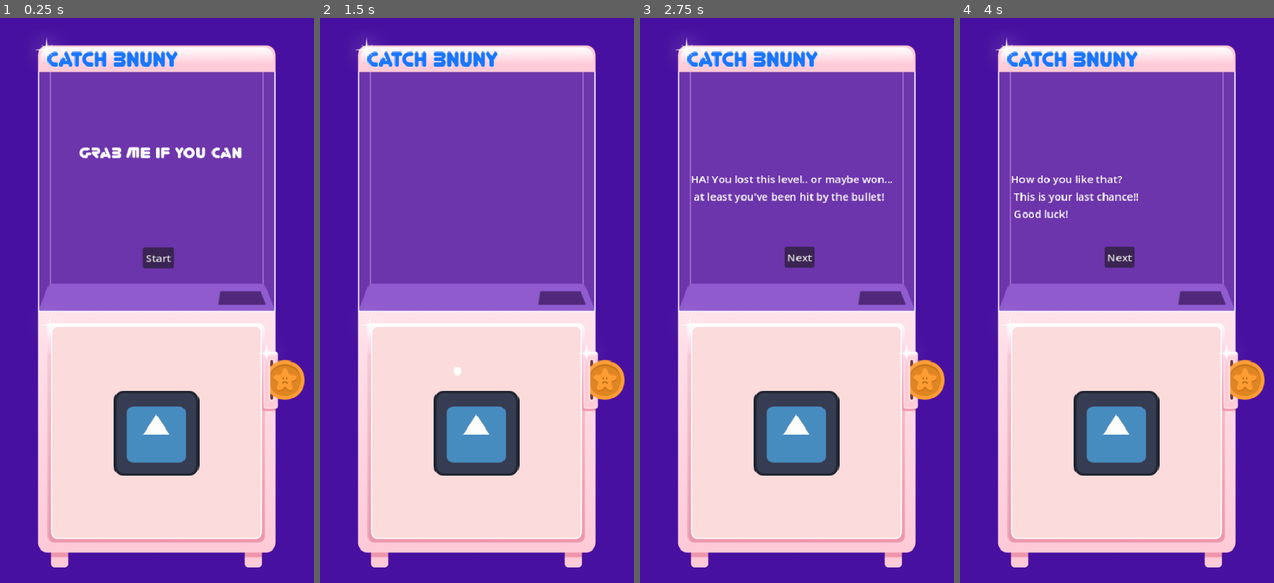
Above: before the commit, frames 1-4 (left to right).
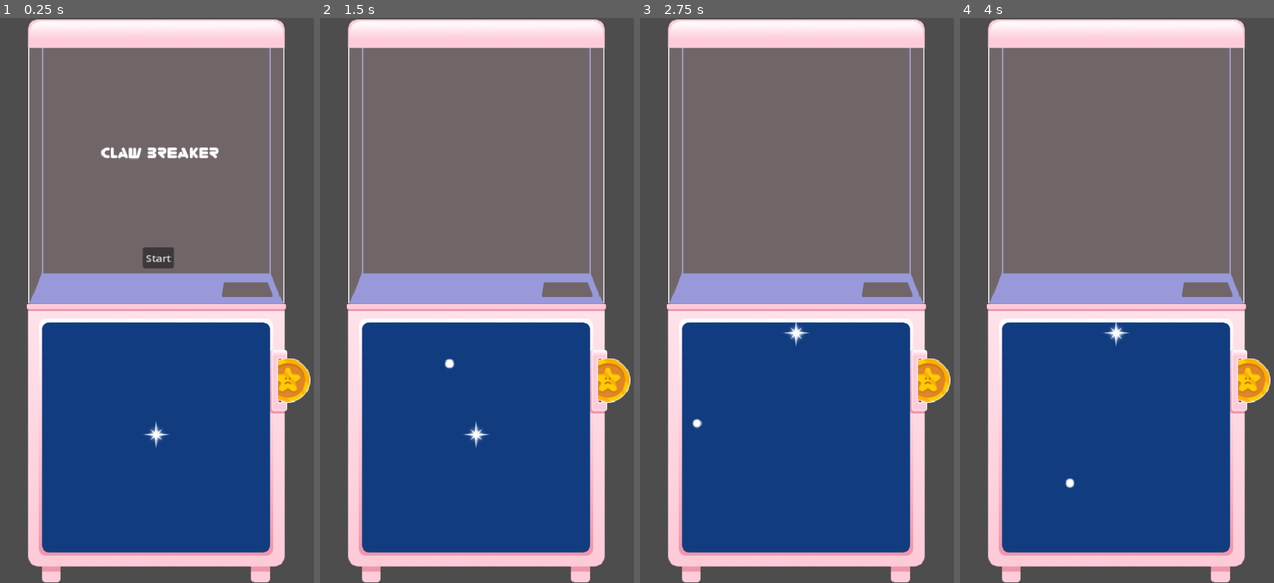
Above: after the commit, the same moments.

Repository: annika-hayd/ponpon-2026
Game: Godot game, scene res://main.tscn
Two runs of this game, one before a commit and one after it. Both use one fixed random seed, a clock stepped at 60 frames per second and the inputs below. The engine's default icon, where the game draws it, is replaced by a stand-in: a white triangle on a blue panel in a dark square.
Inputs (mouse positions are in pixels of both pictures, inside the frame that each line leads up to):
- Up to frame 1 (0.25 s): no input
- Up to frame 2 (1.5 s): click "Start" at 0.5 s; click "Next" at 1.25 s
- Up to frame 3 (2.75 s): hold W from 2.03 s (still down)
- Up to frame 4 (4 s): release W at 2.75 s; click (1120, 255) at 2.75 s, where only the run before the commit has a clickable "Next"; hold W from 3.53 s (still down)

The runs differ from the first frame. In frame 1, 97% of the frame differs, in the area x 0-100%, y 0-100%; in frame 2, 98%; in frame 3, 98%; in frame 4, 98%.

Commit message:
stable Version. Gameplay does function, implemented winning and loosing, added timer, added balls fading at the end-function, added tryAgain button

Diff:
--- a/bullet.gd
+++ b/bullet.gd
@@ -4,6 +4,7 @@
 
 var _speed := DEFAULT_SPEED
 var direction := Vector2(randf_range(0, 1) * 10, randf_range(0, 1) * 10)
+var _is_blinking: bool = false
 
 @onready var _initial_pos := position
 @onready var playingField: ReferenceRect = $"../PlayingField"
@@ -35,6 +36,16 @@
 		global_position.y = bounds.end.y - radius
 		_on_hitting_boundarie(Vector2.UP)
 
+func start_blinking() -> void:
+	if _is_blinking:
+		return
+	_is_blinking = true
+
+	# Lässt die Bullet sanft zwischen sichtbar und halb-transparent blinken
+	var tween = create_tween().set_loops()
+	tween.tween_property(self, "modulate:a", 0.2, 0.2)
+	tween.tween_property(self, "modulate:a", 1.0, 0.2)
+
 func reset() -> void:
 	direction = Vector2(randf_range(0, 1) * 10, randf_range(0, 1) * 10)
 	position = _initial_pos
--- a/main.gd
+++ b/main.gd
@@ -1,18 +1,21 @@
 extends Node
 
-enum State { TITLE, DIALOG, PLAYING, GAME_OVER }
+enum State { TITLE, DIALOG, PLAYING, GAME_OVER, GAME_END }
 var current_state: State = State.TITLE
 
 var current_level: int = 1
 var max_levels: int = 3
+var bulletBlinkingSeconds = 5
 
 @export var bullet_scene: PackedScene
 
-@onready var playing_field: ReferenceRect = $PlayingField
 @onready var title_screen: Control = $UI/TitleScreen
 @onready var dialog_box: Control = $UI/DialogBox
 @onready var dialog_label: Label = $UI/DialogBox/Dialog
 @onready var game_over_screen: Control = $UI/GameOverScreen
+@onready var game_end_screen: Control = $UI/GameEndScreen
+@onready var playing_field: ReferenceRect = $PlayingField
+@onready var level_timer: Timer = $LevelTimer
 @onready var player: Area2D = $Player
 @onready var bullet: Area2D = $Bullet
 
@@ -25,6 +28,7 @@
 	title_screen.hide()
 	dialog_box.hide()
 	game_over_screen.hide()
+	game_end_screen.hide()
 
 	match current_state:
 		State.TITLE:
@@ -43,6 +47,12 @@
 		State.PLAYING:
 			spawn_bullets_for_level(current_level)
 			set_gameplay_active(true)
+			level_timer.start(15.0) #+ current_level * 5.0 to increase the timer per level
+
+		State.GAME_END:
+			set_gameplay_active(false)
+			clear_all_bullets()
+			game_end_screen.show()
 
 		State.GAME_OVER:
 			set_gameplay_active(false)
@@ -86,11 +96,29 @@
 func _on_next_dialog_button_pressed() -> void:
 	change_state(State.PLAYING)
 
-func _on_player_area_entered(area: Area2D) -> void:
-	if current_state == State.PLAYING and area.is_in_group("bullets"):
+func progress_in_Story() -> void:
+	if current_state == State.PLAYING:
 		current_level += 1
 
 		if current_level > max_levels:
-			change_state(State.GAME_OVER)
+			change_state(State.GAME_END)
 		else:
 			change_state(State.DIALOG)
+
+func _on_player_area_entered(area: Area2D) -> void:
+	if current_state == State.PLAYING and area.is_in_group("bullets"):
+		level_timer.stop()
+		change_state(State.GAME_OVER)
+
+func _on_level_timer_timeout() -> void:
+	progress_in_Story()
+
+func _process(_delta: float) -> void:
+	if current_state == State.PLAYING:
+		if level_timer.time_left <= bulletBlinkingSeconds and level_timer.time_left > 0.0:
+			for b in get_tree().get_nodes_in_group("bullets"):
+				b.start_blinking()
+
+
+func _on_try_again_pressed() -> void:
+	change_state(State.TITLE)
--- a/main.tscn
+++ b/main.tscn
@@ -2,9 +2,12 @@
 
 [ext_resource type="Script" uid="uid://lrd41pj8oetp" path="res://player.gd" id="1_0xm2m"]
 [ext_resource type="Script" uid="uid://brkk1lbweoyit" path="res://main.gd" id="1_7mycd"]
-[ext_resource type="Texture2D" uid="uid://dt0txvi3v5jg2" path="res://assets/clawMachine.png" id="1_h2yge"]
-[ext_resource type="Texture2D" uid="uid://bggvli5hc0ea7" path="res://icon.svg" id="2_h2yge"]
+[ext_resource type="Texture2D" uid="uid://c77je2wb0bx72" path="res://assets/Sprites/Clawmachine.png" id="3_7mycd"]
+[ext_resource type="Texture2D" uid="uid://cypkt3qpydj70" path="res://assets/Sprites/ClawMachineGlass.png" id="4_kek77"]
+[ext_resource type="Texture2D" uid="uid://bxjj8xuut3wew" path="res://assets/Sprites/CoinSlot.png" id="5_4c57u"]
 [ext_resource type="PackedScene" uid="uid://cs63m3okcd8b2" path="res://bullet.tscn" id="5_7mycd"]
+[ext_resource type="Texture2D" uid="uid://c6gxrrv5yeghm" path="res://assets/Sprites/Sparkle.png" id="5_272bh"]
+[ext_resource type="Texture2D" uid="uid://b175hf6ipufcx" path="res://assets/Sprites/CoinSad.png" id="6_efxa6"]
 [ext_resource type="FontFile" uid="uid://4eqh3vdbk283" path="res://Fonts/you-re-gone.youre-regular.otf" id="7_272bh"]
 
 [sub_resource type="CapsuleShape2D" id="CapsuleShape2D_chynj"]
@@ -13,15 +16,33 @@
 script = ExtResource("1_7mycd")
 bullet_scene = ExtResource("5_7mycd")
 
+[node name="LevelTimer" type="Timer" parent="." unique_id=1523144947]
+wait_time = 15.0
+one_shot = true
+
 [node name="Background" type="Sprite2D" parent="." unique_id=1555562007]
 position = Vector2(235, 423)
-texture = ExtResource("1_h2yge")
+texture = ExtResource("3_7mycd")
+
+[node name="ClawMachineGlass" type="Sprite2D" parent="Background" unique_id=1470010535]
+z_index = 2
+position = Vector2(-1, -187)
+texture = ExtResource("4_kek77")
+
+[node name="CoinSlot" type="Sprite2D" parent="Background" unique_id=169616129]
+z_index = 1
+position = Vector2(147, 120)
+texture = ExtResource("5_4c57u")
+
+[node name="Coin" type="Sprite2D" parent="Background" unique_id=2139961181]
+position = Vector2(196, 119)
+texture = ExtResource("6_efxa6")
 
 [node name="PlayingField" type="ReferenceRect" parent="." unique_id=872706747]
-offset_left = 76.0
-offset_top = 465.0
-offset_right = 392.0
-offset_bottom = 783.0
+offset_left = 64.0
+offset_top = 454.0
+offset_right = 404.0
+offset_bottom = 798.0
 
 [node name="Player" type="Area2D" parent="." unique_id=1042657038]
 position = Vector2(241, 623)
@@ -32,8 +53,9 @@
 shape = SubResource("CapsuleShape2D_chynj")
 
 [node name="Sprite2D" type="Sprite2D" parent="Player" unique_id=990957076]
+z_index = 2
 position = Vector2(0, -3)
-texture = ExtResource("2_h2yge")
+texture = ExtResource("5_272bh")
 
 [node name="Bullet" parent="." unique_id=55191596 instance=ExtResource("5_7mycd")]
 position = Vector2(182, 507)
@@ -62,7 +84,7 @@
 offset_bottom = 215.0
 theme_override_fonts/font = ExtResource("7_272bh")
 theme_override_font_sizes/font_size = 23
-text = "Grab me If you can"
+text = "Claw Breaker"
 horizontal_alignment = 1
 vertical_alignment = 1
 
@@ -75,9 +97,9 @@
 [node name="Dialog" type="Label" parent="UI/DialogBox" unique_id=828260868]
 layout_mode = 0
 offset_left = 76.0
-offset_top = 229.0
+offset_top = 211.0
 offset_right = 392.0
-offset_bottom = 289.0
+offset_bottom = 271.0
 
 [node name="NextButton" type="Button" parent="UI/DialogBox" unique_id=1553730242]
 layout_mode = 0
@@ -95,7 +117,7 @@
 offset_right = 275.0
 offset_bottom = 221.0
 
-[node name="EndTitle" type="Label" parent="UI/GameOverScreen" unique_id=1386023522]
+[node name="GameOverTitle" type="Label" parent="UI/GameOverScreen" unique_id=1386023522]
 layout_mode = 0
 offset_left = -26.0
 offset_top = 6.0
@@ -105,6 +127,36 @@
 theme_override_font_sizes/font_size = 22
 text = "Game Over!"
 
+[node name="TryAgain" type="Button" parent="UI/GameOverScreen" unique_id=286793538]
+layout_mode = 0
+offset_left = 11.0
+offset_top = 163.0
+offset_right = 87.0
+offset_bottom = 194.0
+text = "TryAgain"
+
+[node name="GameEndScreen" type="Control" parent="UI" unique_id=885963264]
+layout_mode = 3
+anchors_preset = 0
+offset_right = 40.0
+offset_bottom = 40.0
+
+[node name="EndTitle" type="Label" parent="UI/GameEndScreen" unique_id=1014692038]
+layout_mode = 0
+offset_left = 188.0
+offset_top = 226.0
+offset_right = 283.0
+offset_bottom = 249.0
+text = "THE END! <3"
+
+[node name="TryAgain" type="Button" parent="UI/GameEndScreen" unique_id=1467196738]
+layout_mode = 0
+offset_right = 8.0
+offset_bottom = 8.0
+
+[connection signal="timeout" from="LevelTimer" to="." method="_on_level_timer_timeout"]
 [connection signal="area_entered" from="Player" to="." method="_on_player_area_entered"]
 [connection signal="pressed" from="UI/TitleScreen/StartButton" to="." method="_on_start_button_pressed"]
 [connection signal="pressed" from="UI/DialogBox/NextButton" to="." method="_on_next_dialog_button_pressed"]
+[connection signal="pressed" from="UI/GameOverScreen/TryAgain" to="." method="_on_try_again_pressed"]
+[connection signal="pressed" from="UI/GameEndScreen/TryAgain" to="." method="_on_try_again_pressed"]
